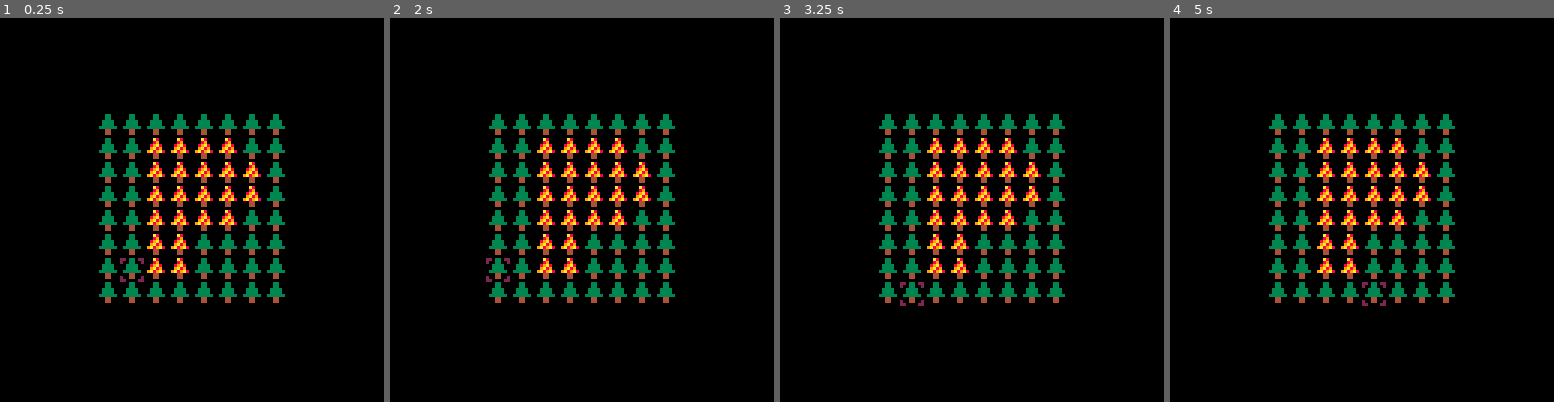
Above: before the commit, frames 1-4 (left to right).
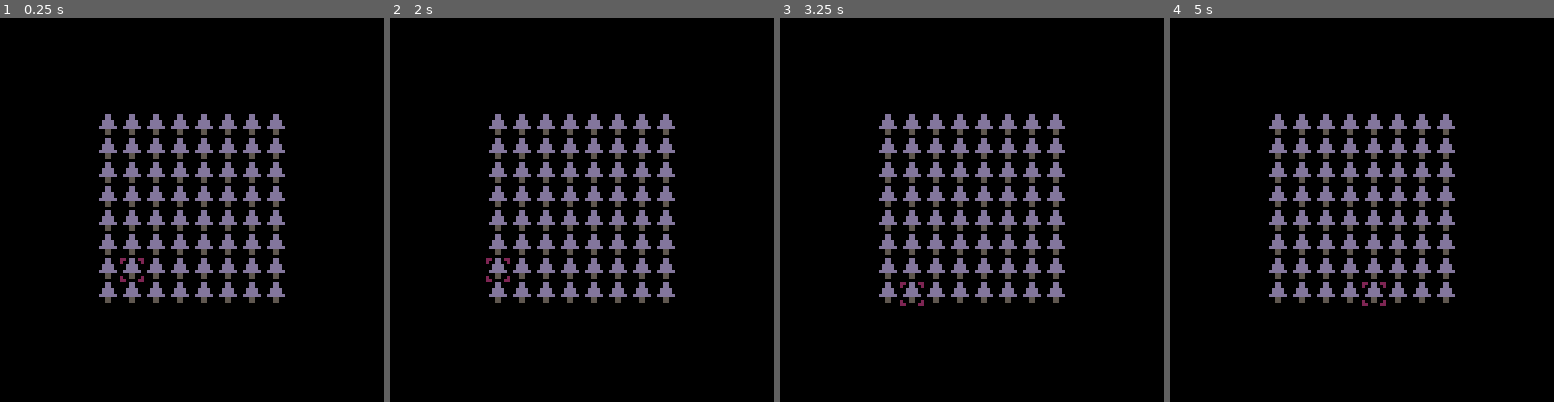
Above: after the commit, the same moments.

Repository: sstalley/p8cup
Game: PICO-8 cartridge nft.p8
Two runs of this game, one before a commit and one after it. Both use one fixed random seed, a clock stepped at 60 frames per second and the inputs below.
Inputs:
- Up to frame 1 (0.25 s): no input
- Up to frame 2 (2 s): tap O (Z key) at 0.33, 0.7, 1.43 s; tap X (X key) at 1.07 s; hold Left from 1.97 s (still down)
- Up to frame 3 (3.25 s): tap X (X key) every 0.33 s from 2.07 to 3.07 s; tap O (Z key) at 2.22, 3.1 s; release Left at 2.37 s; hold Down 2.42-2.82 s; hold Right from 2.87 s (still down)
- Up to frame 4 (5 s): tap X (X key) every 0.33 s from 3.4 to 4.73 s; release Right at 3.53 s; hold Up 3.58-4.08 s; tap O (Z key) at 3.98, 4.87 s; hold Right 4.13-4.53 s; hold Down from 4.58 s (still down)

The runs differ from the first frame. In frame 1, 8.6% of the frame differs, in the area x 25-75%, y 25-75%; in frame 2, 8.6%; in frame 3, 8.6%; in frame 4, 8.6%.

Commit message:
unhide and reset tree map

Diff:
--- a/nft.p8
+++ b/nft.p8
@@ -1,14 +1,26 @@
 pico-8 cartridge // http://www.pico-8.com
 version 42
 __lua__
+
 offsetx=32
 offsety=32
 mapw=8
 maph=8
+hidden = {}
+
+function resetmap()
+ for col=0,mapw-1 do
+  hidden[col] = {}
+  for row =0,maph-1 do
+   hidden[col][row] = true
+  end
+ end
+end
 
 function _init()
  y=6
  x=1
+ resetmap()
 end
 
 function _update()
@@ -16,15 +28,32 @@
  if btnp(➡️) then x=(x+1)%mapw end
  if btnp(⬆️) then y=(y-1)%maph end
  if btnp(⬇️) then y=(y+1)%maph end
+ if btnp(❎) then hidden[x][y] = false end
+ if btnp(🅾️) then resetmap() end
+
 end
 
 function drawcurse()
  spr(4, offsetx+x*8, offsety+y*8)
 end
 
+function drawmap()
+ for col=0,mapw-1 do
+  for row =0,maph-1 do
+   if hidden[col][row] do
+    treespr=3
+   else
+    treespr=mget(col, row)
+   end
+   spr(treespr, offsetx+col*8, offsety+row*8)
+  end
+ end
+end
+
 function _draw()
  cls()
- map(0, 0, offsetx, offsety, mapw, maph)
+ drawmap()
+ -- map(0, 0, offsetx, offsety, mapw, maph)
  drawcurse()
 end
 __gfx__
@@ -38,10 +67,10 @@
 00000000000000000000000000000000220000220000000000000000000000000000000000000000000000000000000000000000000000000000000000000000
 __map__
 0101010101010101000000000000000000000000000000000000000000000000000000000000000000000000000000000000000000000000000000000000000000000000000000000000000000000000000000000000000000000000000000000000000000000000000000000000000000000000000000000000000000000000
-0101020202020101000000000000000000000000000000000000000000000000000000000000000000000000000000000000000000000000000000000000000000000000000000000000000000000000000000000000000000000000000000000000000000000000000000000000000000000000000000000000000000000000
-0101020202020201000000000000000000000000000000000000000000000000000000000000000000000000000000000000000000000000000000000000000000000000000000000000000000000000000000000000000000000000000000000000000000000000000000000000000000000000000000000000000000000000
-0101020202020201000000000000000000000000000000000000000000000000000000000000000000000000000000000000000000000000000000000000000000000000000000000000000000000000000000000000000000000000000000000000000000000000000000000000000000000000000000000000000000000000
-0101020202020101000000000000000000000000000000000000000000000000000000000000000000000000000000000000000000000000000000000000000000000000000000000000000000000000000000000000000000000000000000000000000000000000000000000000000000000000000000000000000000000000
-0101020201010101000000000000000000000000000000000000000000000000000000000000000000000000000000000000000000000000000000000000000000000000000000000000000000000000000000000000000000000000000000000000000000000000000000000000000000000000000000000000000000000000
-0101020201010101000000000000000000000000000000000000000000000000000000000000000000000000000000000000000000000000000000000000000000000000000000000000000000000000000000000000000000000000000000000000000000000000000000000000000000000000000000000000000000000000
+0102020202010101000000000000000000000000000000000000000000000000000000000000000000000000000000000000000000000000000000000000000000000000000000000000000000000000000000000000000000000000000000000000000000000000000000000000000000000000000000000000000000000000
+0102020202020101000000000000000000000000000000000000000000000000000000000000000000000000000000000000000000000000000000000000000000000000000000000000000000000000000000000000000000000000000000000000000000000000000000000000000000000000000000000000000000000000
+0102020202020101000000000000000000000000000000000000000000000000000000000000000000000000000000000000000000000000000000000000000000000000000000000000000000000000000000000000000000000000000000000000000000000000000000000000000000000000000000000000000000000000
+0102020202010101000000000000000000000000000000000000000000000000000000000000000000000000000000000000000000000000000000000000000000000000000000000000000000000000000000000000000000000000000000000000000000000000000000000000000000000000000000000000000000000000
+0102020101010101000000000000000000000000000000000000000000000000000000000000000000000000000000000000000000000000000000000000000000000000000000000000000000000000000000000000000000000000000000000000000000000000000000000000000000000000000000000000000000000000
+0102020101010101000000000000000000000000000000000000000000000000000000000000000000000000000000000000000000000000000000000000000000000000000000000000000000000000000000000000000000000000000000000000000000000000000000000000000000000000000000000000000000000000
 0101010101010101000000000000000000000000000000000000000000000000000000000000000000000000000000000000000000000000000000000000000000000000000000000000000000000000000000000000000000000000000000000000000000000000000000000000000000000000000000000000000000000000
